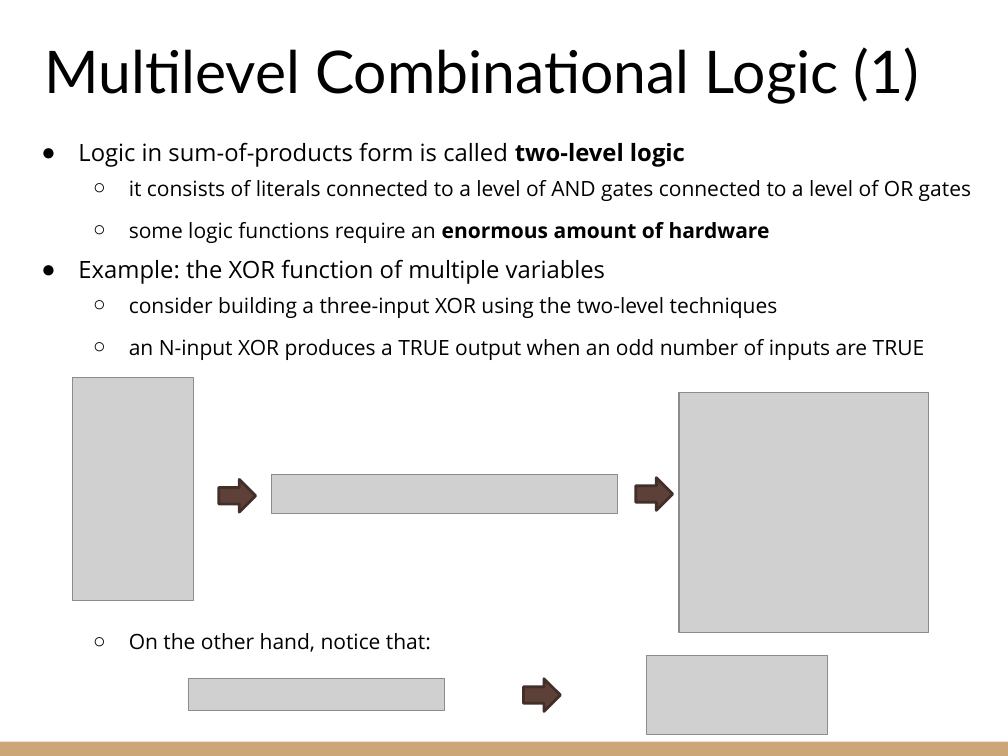
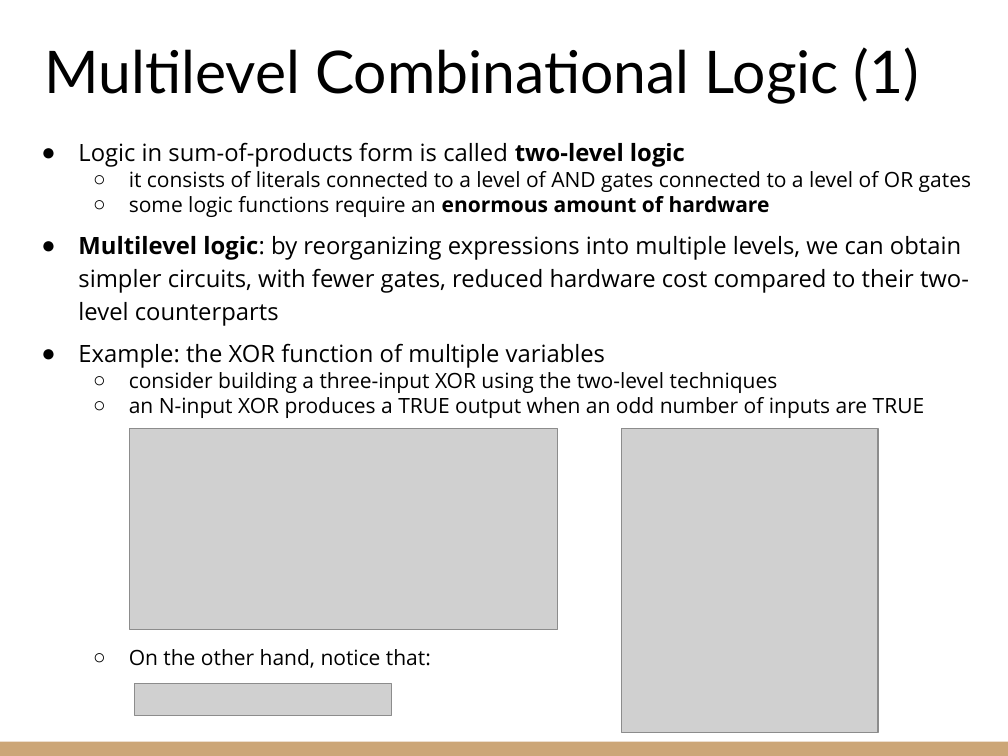
Before and after one commit to riccardoberta/esd, a slide deck: slide 24 of 05 - Boolean Algebra/slides.pptx. Drawn at 1008x756 pixels with LibreOffice and Linux fonts; fonts in the diff are those of the drawing; grey boxes stand for pictures. Boxes give left, top, right and bottom in pixels: in the first picture for what was removed or moved away, otherwise in the second. Text is boxed around its words. In the diff, an @@ line names an element or a change of style, - is before the commit and + after.

```diff
--- a/05 - Boolean Algebra/slides.pptx
+++ b/05 - Boolean Algebra/slides.pptx
@@ text at bbox=[129, 171, 971, 668]: less space between paragraphs @@
@@ text at bbox=[78, 236, 969, 326]: paragraph added @@
+● Multilevel logic: by reorganizing expressions into multiple levels, we can obtain simpler circuits, with fewer gates, reduced hardware cost compared to their two-level counterparts
@@ picture removed at bbox=[73, 378, 194, 600] @@
@@ picture removed at bbox=[679, 392, 928, 632] @@
@@ picture added at bbox=[130, 428, 558, 630] @@
@@ picture added at bbox=[622, 428, 878, 732] @@
@@ picture removed at bbox=[271, 475, 617, 514] @@
@@ right arrow removed at bbox=[636, 478, 673, 510] @@
@@ right arrow removed at bbox=[219, 480, 256, 512] @@
@@ picture removed at bbox=[646, 655, 828, 734] @@
@@ picture: place and size @@
-picture at bbox=[188, 678, 445, 711]
+picture at bbox=[135, 683, 391, 716]
@@ right arrow removed at bbox=[523, 678, 560, 711] @@
```
Also in this commit, not shown: 22 other slides changed, 2 slides added, 6 slides removed, 7 other files.
